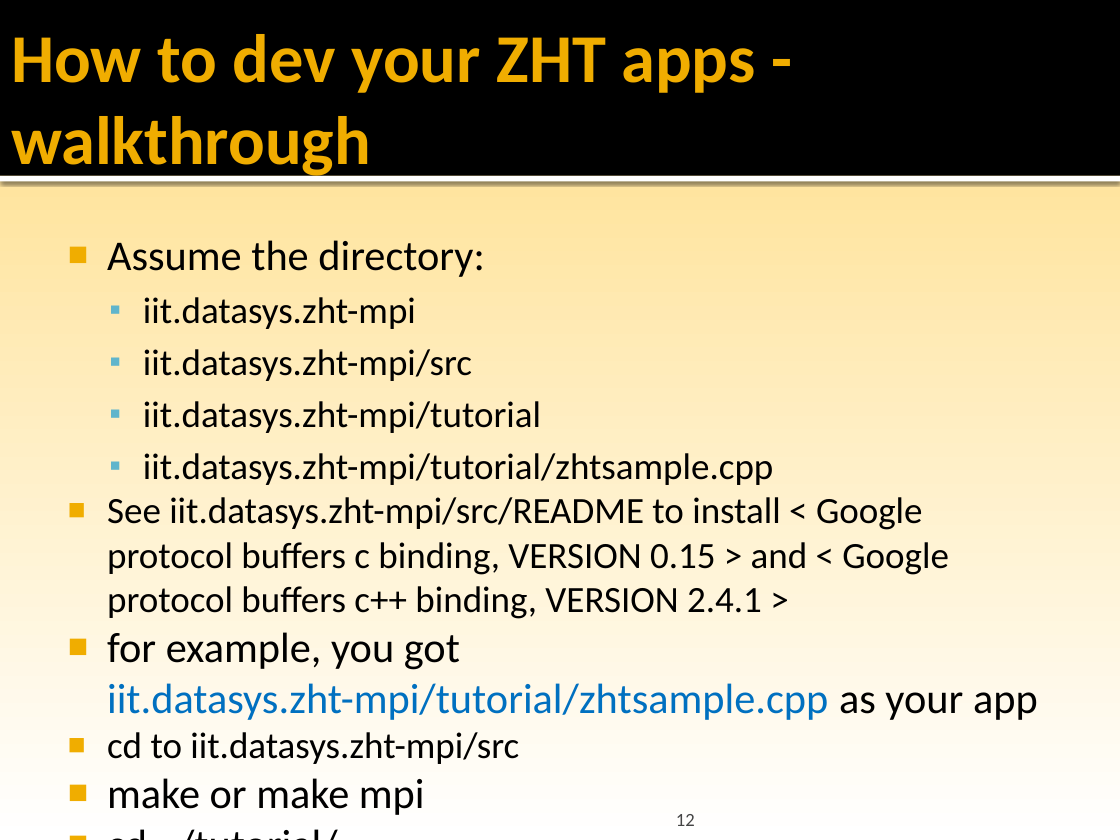
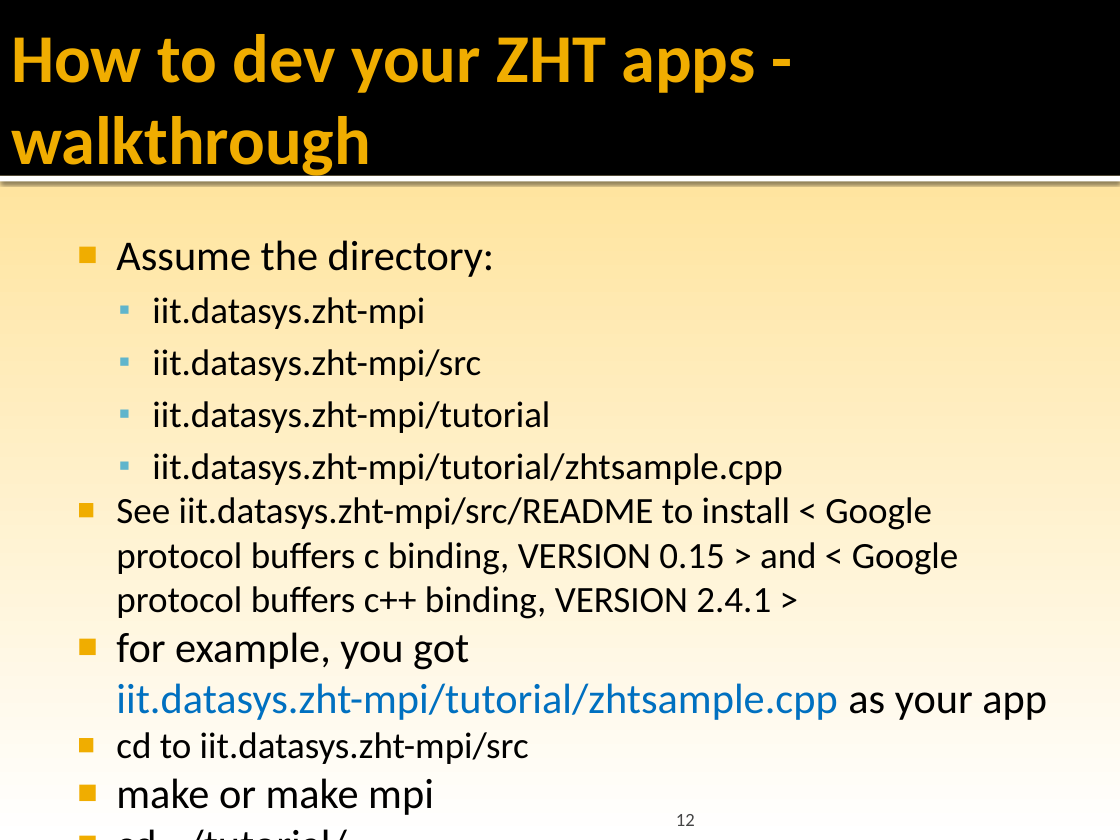
Before and after one commit to datasys/zht, a slide deck: slide 12 of doc/ZHT-dev-tutorial-CS554@cs.iit.pptx. Drawn at 1120x840 pixels with LibreOffice and Linux fonts; fonts in the diff are those of the drawing; background and template pictures are left out. Boxes give left, top, right and bottom in pixels: in the first picture for what was removed or moved away, otherwise in the second. Text is boxed around its words. In the diff, an @@ line names an element or a change of style, - is before the commit and + after.

```diff
--- a/doc/ZHT-dev-tutorial-CS554@cs.iit.pptx
+++ b/doc/ZHT-dev-tutorial-CS554@cs.iit.pptx
@@ text "Assume the directory:": place and size @@
-text "Assume the directory:" at box(107, 240, 1038, 764)
+text "Assume the directory:" at box(116, 240, 1047, 764)
```
Also in this commit, not shown: 3 other slides changed, 2 slides added, 11 other files.
